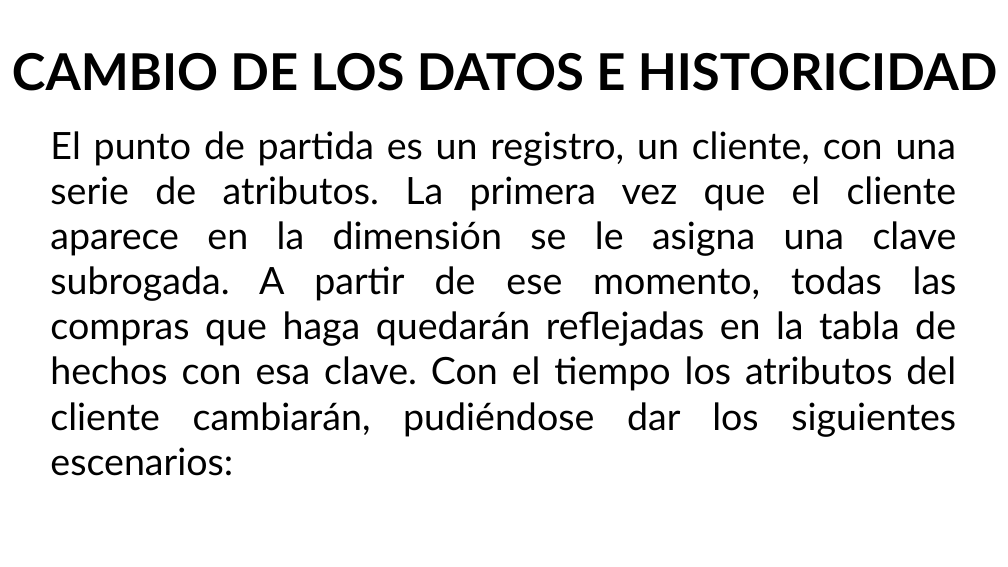
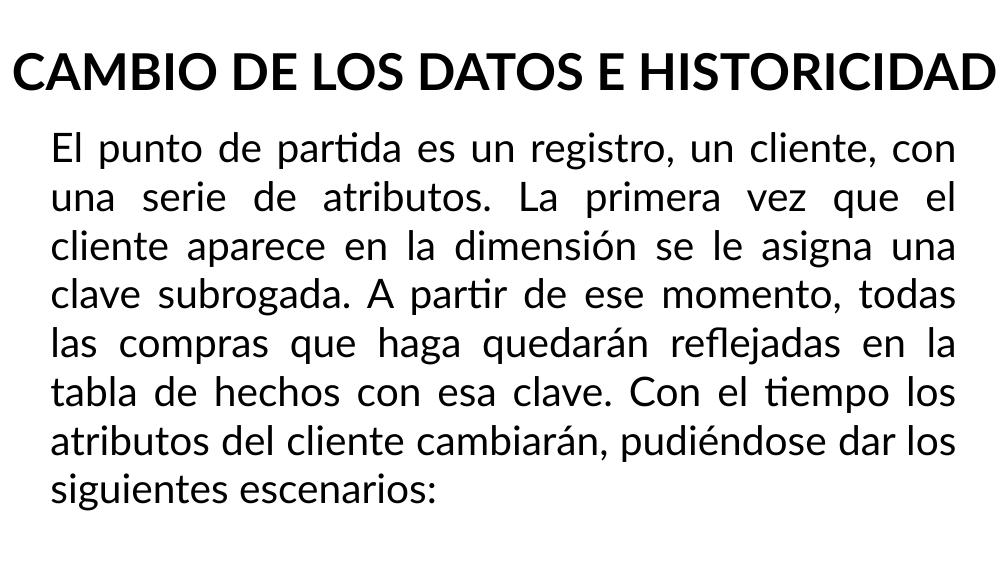
Before and after one commit to Eurobeater/cursoBigDataIA, a slide deck: slide 30 of Sistemas de Big Data/Tema 4 Modelos/Modelos_2.odp. Drawn at 1008x567 pixels with LibreOffice and Linux fonts; fonts in the diff are those of the drawing. Boxes give left, top, right and bottom in pixels: in the first picture for what was removed or moved away, otherwise in the second. Text is boxed around its words. In the diff, an @@ line names an element or a change of style, - is before the commit and + after.

```diff
--- a/Sistemas de Big Data/Tema 4 Modelos/Modelos_2.odp
+++ b/Sistemas de Big Data/Tema 4 Modelos/Modelos_2.odp
@@ text "El punto de partida es ..." at (50, 132, 957, 511): size 29.6 to 32 pt @@
```
Also in this commit, not shown: 33 other slides changed, 1 other file.
